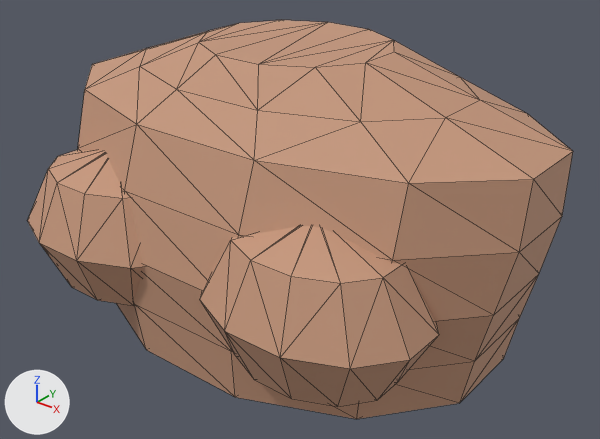
The glTF model Resource/Export/Modules/Body_Female_Heavy_Chest.glb as it was, and as the next commit left it.
Rendered twice from a camera (50 mm lens) standing at (0.376, -0.466, 1.617) and looking at (0.017, -0.017, 1.338). The lights are fixed; the arrows at lower left show +X, +Y and +Z. The first picture is the older version. Mesh edges are drawn as thin lines. Vertices at exactly the same position are counted once.

The first picture shows 'Body_Female_Heavy_Chest'.
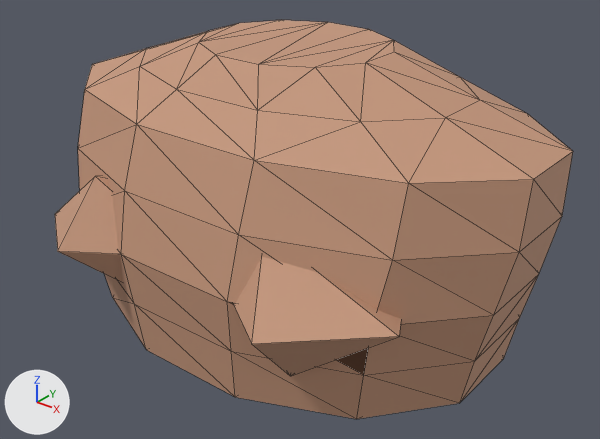
Location of each change, [x1, y1, x2, y2] in pixels of the pictures (600 x 439 px):
'Body_Female_Heavy_Chest', reshaped
    before: [27, 20, 573, 419]
    after: [55, 20, 573, 419]
part 1 of me_body_female_heavy_chest_mesh_003, rebuilt
    before: [200, 226, 439, 406]
    after: [232, 257, 401, 376]
part 2 of me_body_female_heavy_chest_mesh_003, rebuilt
    before: [27, 150, 144, 306]
    after: [55, 176, 122, 282]

The change in detail:
me_body_female_heavy_chest_mesh_003 is used by ob_body_female_heavy_chest; location (0.0, 0.0, 0.0).
me_body_female_heavy_chest_mesh_003 had 204 vertices, 394 faces and spanned x -0.202..0.202, y -0.159..0.126, z 1.25..1.47.
me_body_female_heavy_chest_mesh_003 now has 99 vertices, 184 faces and spans x -0.202..0.202, y -0.159..0.126, z 1.25..1.47.
me_body_female_heavy_chest_mesh_003 part 1: the loose piece of 60 vertices spanning x 0.012..0.176, y -0.159..-0.036, z 1.271..1.395 is rebuilt with 7 vertices and now spans x 0.017..0.166, y -0.159..-0.054, z 1.286..1.379.
me_body_female_heavy_chest_mesh_003 part 2: the loose piece of 60 vertices spanning x -0.176..-0.012, y -0.159..-0.036, z 1.271..1.395 is rebuilt with 8 vertices and now spans x -0.166..-0.017, y -0.159..-0.054, z 1.287..1.38.
